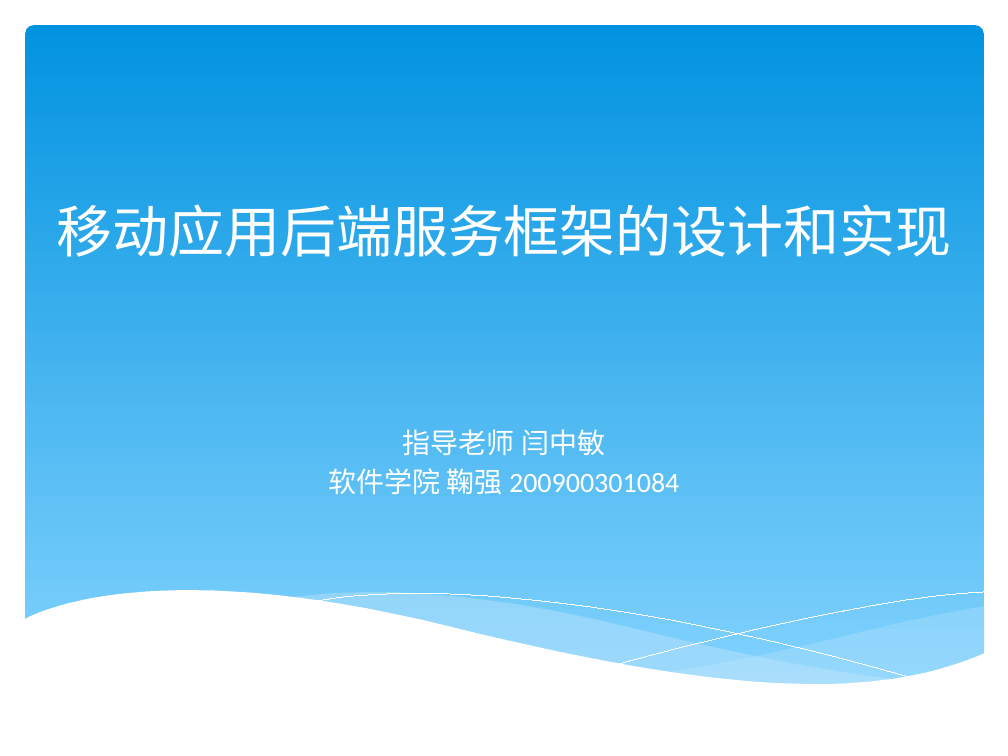
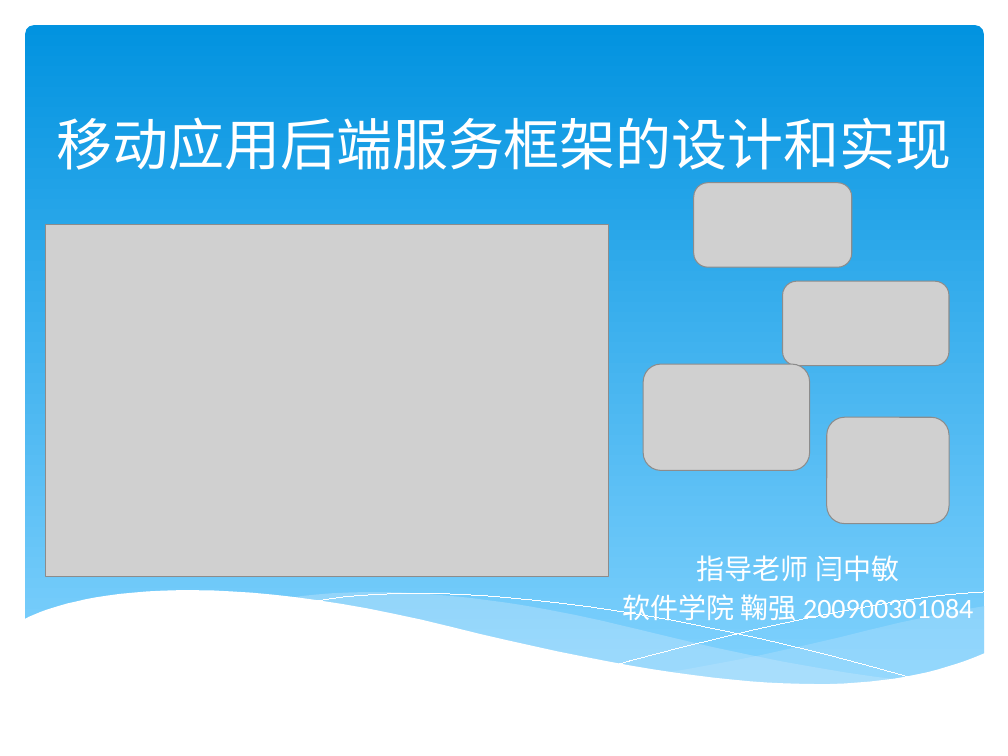
Before and after one commit to sduxzz/GraduationDesign, a slide deck: slide 1 of 毕设Docs/output/ppt.pptx. Drawn at 1008x756 pixels with LibreOffice and Linux fonts; fonts in the diff are those of the drawing; grey boxes stand for pictures. Boxes give left, top, right and bottom in pixels: in the first picture for what was removed or moved away, otherwise in the second. Text is boxed around its words. In the diff, an @@ line names an element or a change of style, - is before the commit and + after.

```diff
--- a/毕设Docs/output/ppt.pptx
+++ b/毕设Docs/output/ppt.pptx
@@ title "移动应用后端服务框架的设计和实现": place and size @@
-title "移动应用后端服务框架的设计和实现" at box(56, 204, 951, 257)
+title "移动应用后端服务框架的设计和实现" at box(56, 117, 951, 170)
@@ picture added at box(694, 182, 852, 267) @@
@@ picture added at box(45, 225, 609, 577) @@
@@ picture added at box(782, 281, 949, 366) @@
@@ picture added at box(643, 364, 809, 471) @@
@@ picture added at box(827, 417, 949, 524) @@
@@ subtitle "指导老师 闫中敏" rewrapped from box(328, 429, 679, 495) to box(622, 555, 973, 626) @@
```
Also in this commit, not shown: 1 other slide changed.
